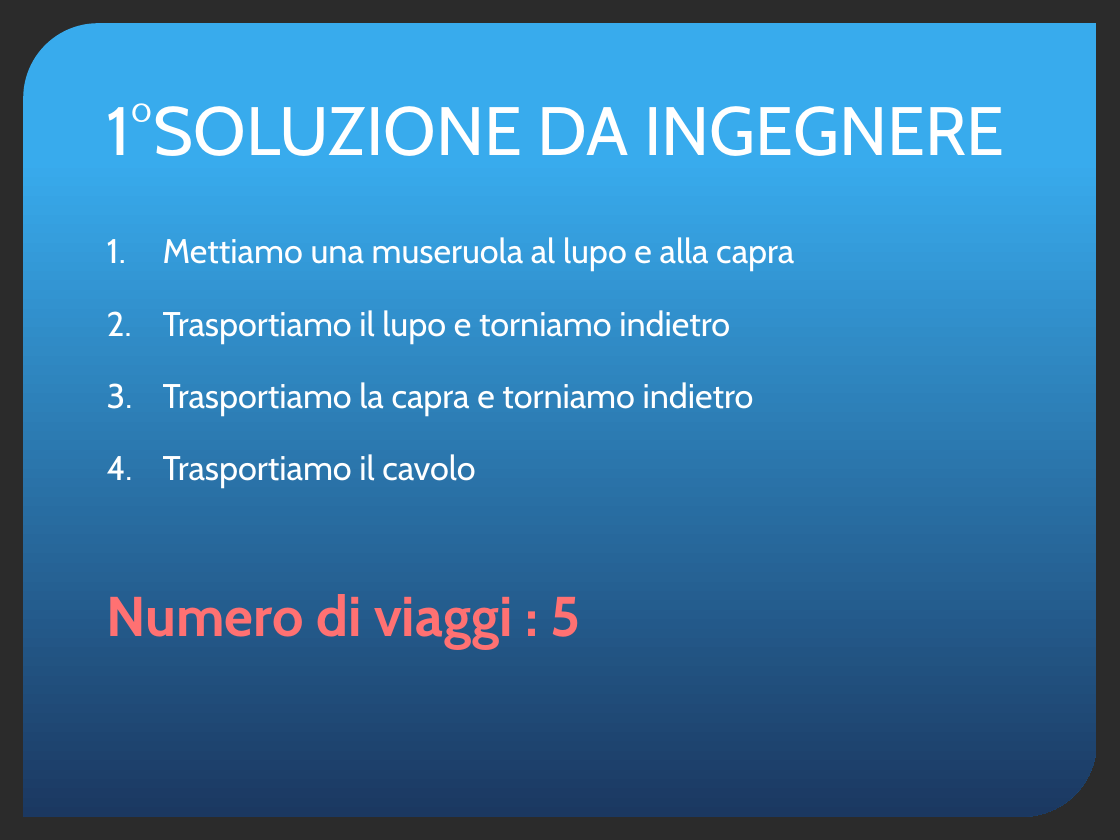
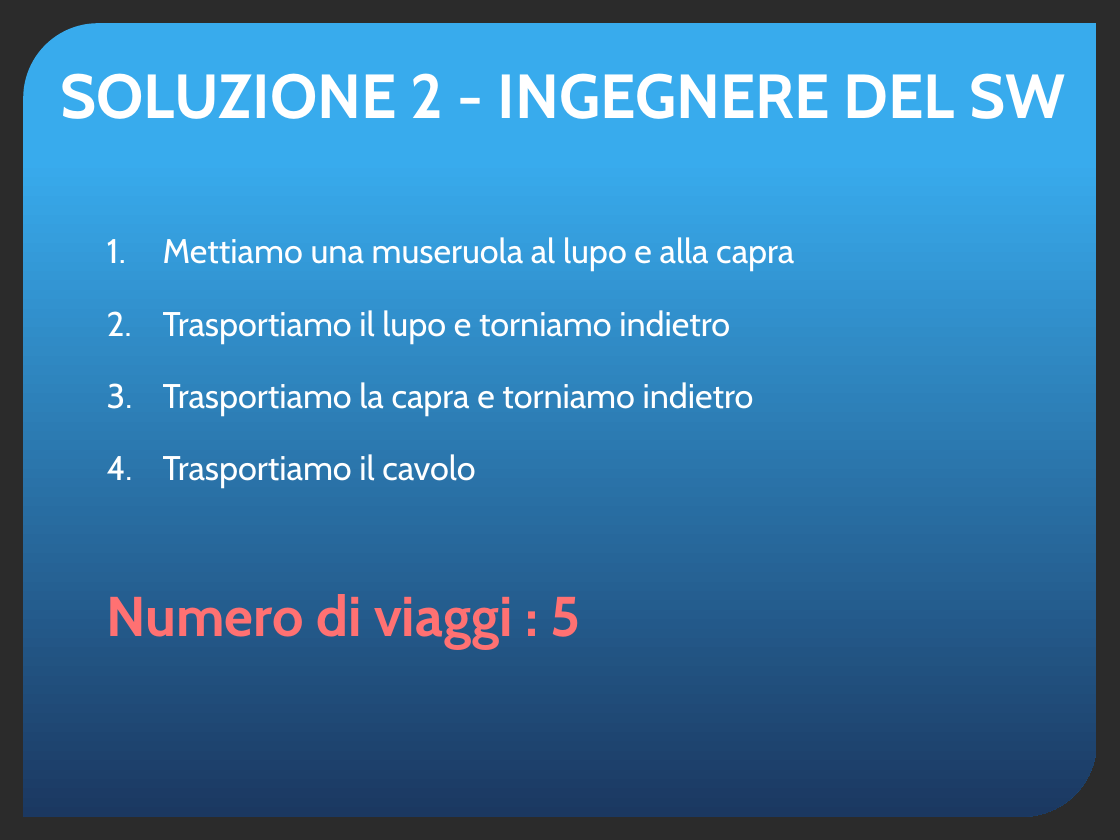
Before and after one commit to yan0z/ISW, a slide deck: slide 12 of Quesito 4 Team/Quesito4-presentazione.pptx (slide 9 before the commit). Drawn at 1120x840 pixels with LibreOffice and Linux fonts; fonts in the diff are those of the drawing; background and template pictures are left out; a plain dark background stands for a picture behind light text. Boxes give left, top, right and bottom in pixels: in the first picture for what was removed or moved away, otherwise in the second. Text is boxed around its words. In the diff, an @@ line names an element or a change of style, - is before the commit and + after.

```diff
--- a/Quesito 4 Team/Quesito4-presentazione.pptx
+++ b/Quesito 4 Team/Quesito4-presentazione.pptx
@@ title at (60, 73, 1065, 119): text changed; size 44 to 40 pt; bold on @@
-1°SOLUZIONE DA INGEGNERE
+SOLUZIONE 2 - INGEGNERE DEL SW
```
Also in this commit, not shown: 9 other slides changed, 7 slides added.
